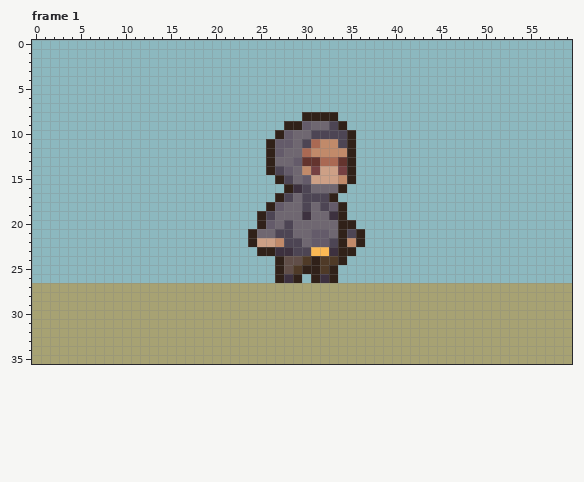
Pixel-art file -- resources/art/raw/character_animations/hugo.aseprite. Above: the version before the commit.
60x36 pixels, 55 frames. Colours within 5 levels of each other are drawn and written as one. Shown: frame 1. The commit also changed other frames, which this record leaves out.
After:
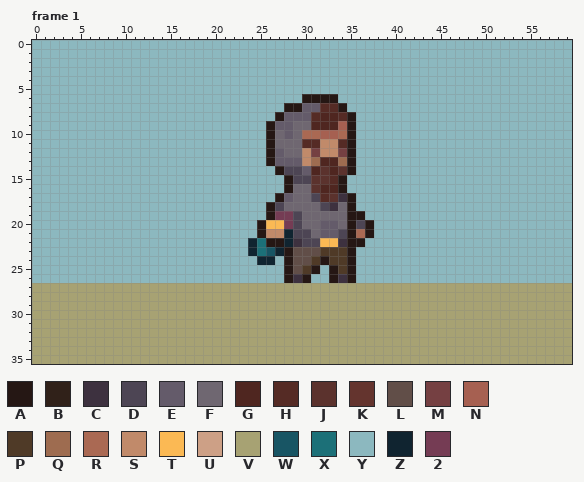
Palette (. is transparent): A #251714  B #302119  C #3d313f  D #4d4554  E #645b6a  F #6f6771  G #4f2620  H #552b25  J #5b322d  K #64342e  L #614e48  M #754042  N #a66051  P #4f3a27  Q #9e6c50  R #aa6953  S #c18a6a  T #fbb954  U #cda086  V #a7a273  W #185564  X #1c7078  Y #8cb8bf  Z #102430  2 #753c54
What changed:
Changed rows in their new state; - is an unchanged pixel.
Frame 1, layers "hand", "Layer 3", "body":
first column x 24:
 6 ------AAAA----
 7 ----AAEEHHA---
 8 ---AEEEHGGHA--
 9 --AEEFFGGGNA--
10 --AF--RRNNRA--
11 --AFF-HH--HA--
12 --A---SM--MA--
13 --AEE-SQGGQA--
14 --YADDEGJGJA--
15 ---YADDJJHAY--
16 ----AFFJGGA---
17 ---AE-F-HJCA--
18 --AD--F--CFA--
19 -YA22DF--FFAA-
20 -ATT2D--EEFADA
21 YASSZDDF-EDARA
22 ZXAAZCDDTTCAA-
23 ZXWZALLLPPPA--
24 -ZZYA-LPA-PA--
25 ---YALPAYAPA--
26 ---YACAYYACA--
